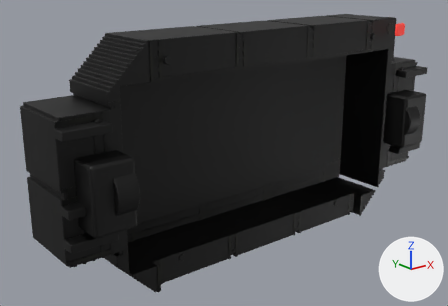
The Blender file Samples/INARIMechanisms/Devices/DisappearingPlatform3D/Assets/Backplate.blend, before and after one commit.
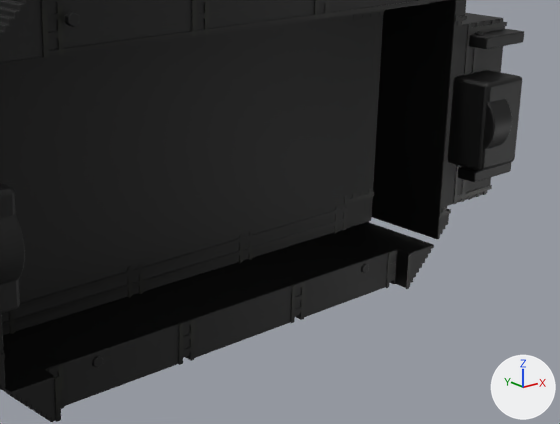
Old and new are each drawn whole from a camera (50 mm lens) standing at (-144.2, -147.8, 62.0) and looking at (-11.8, 17.8, -4.2) and again close up on the part from 28% to 100% of the width and 16% to 96% of the height. The axes (+X, +Y, +Z) are drawn at lower right. The lights are the same throughout. The first two pictures are the older version.

In view in the first close-up: 'BearingHousing_L', 'BearingHousing_R', 'FixedBearing_L', 'FixedBearing_R', 'FrameBody', 'FrameSourceDetails', 'RecessedBacking', 'SideReinforcementRibs' and 1 more.
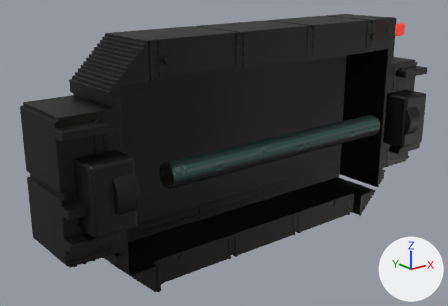
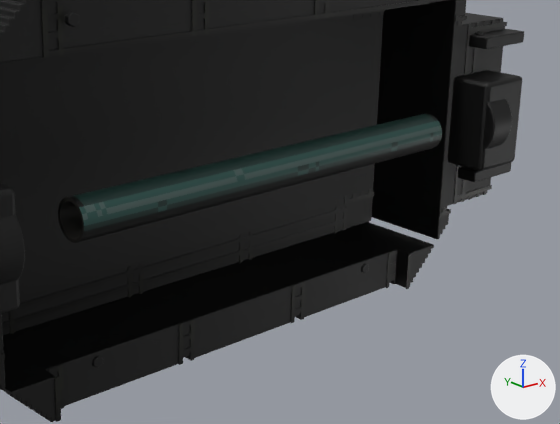
Edits to the scene script, one JSON object a line:
```json
{"op": "add", "block": "img_hingecover_source373_packed", "code": ["img_hingecover_source373_packed = load_image('HingeCover_Source373_Packed', '_unpacked/HingeCover_Source373_Packed.png', 96, 8, 'sRGB')"]}
{"op": "add", "block": "mat_hardware_charcoal", "code": ["mat_hardware_charcoal = principled_material('Hardware_Charcoal')", "mat_hardware_charcoal.base_color = (0.0152, 0.0144, 0.013)  # black #21201e", "mat_hardware_charcoal.metallic = 0.3", "mat_hardware_charcoal.roughness = 0.4"]}
{"op": "add", "block": "mat_hingecover_sourcealbedo", "code": ["mat_hingecover_sourcealbedo = principled_material('HingeCover_SourceAlbedo')", "mat_hingecover_sourcealbedo.texture = img_hingecover_source373_packed", "mat_hingecover_sourcealbedo.metallic = 0.25", "mat_hingecover_sourcealbedo.roughness = 0.45"]}
{"op": "add", "block": "me_hingecover_mesh", "code": ["me_hingecover_mesh = bpy.data.meshes.new('HingeCover_Mesh')", "me_hingecover_mesh.from_pydata(...)  # 384 vertices, 384 faces; spans x -48.0..48.0, y -4.0..4.0, z -4.0..4.0", "# faces by material slot: [288, 96]", "me_hingecover_mesh.materials.append(mat_hardware_charcoal)  # black #21201e", "me_hingecover_mesh.materials.append(mat_hingecover_sourcealbedo)  # picture img_hingecover_source373_packed"]}
{"op": "add", "block": "ob_hingecover", "code": ["ob_hingecover = bpy.data.objects.new('HingeCover', me_hingecover_mesh)", "ob_hingecover.parent = ob_backplateroot", "ob_hingecover.location = (0.0, 0.0, 0.0)"]}
```

Pixel boxes (x1, y1, x2, y2) of what changed, in the close-ups (560 x 424 px):
```json
{"object": "HingeCover", "change": "added", "after": [58, 114, 442, 243], "faces in mat_hingecover_sourcealbedo (picture img_hingecover_source373_packed)": [68, 114, 442, 242], "faces in mat_hardware_charcoal (black #21201e)": [58, 197, 84, 243]}
```
